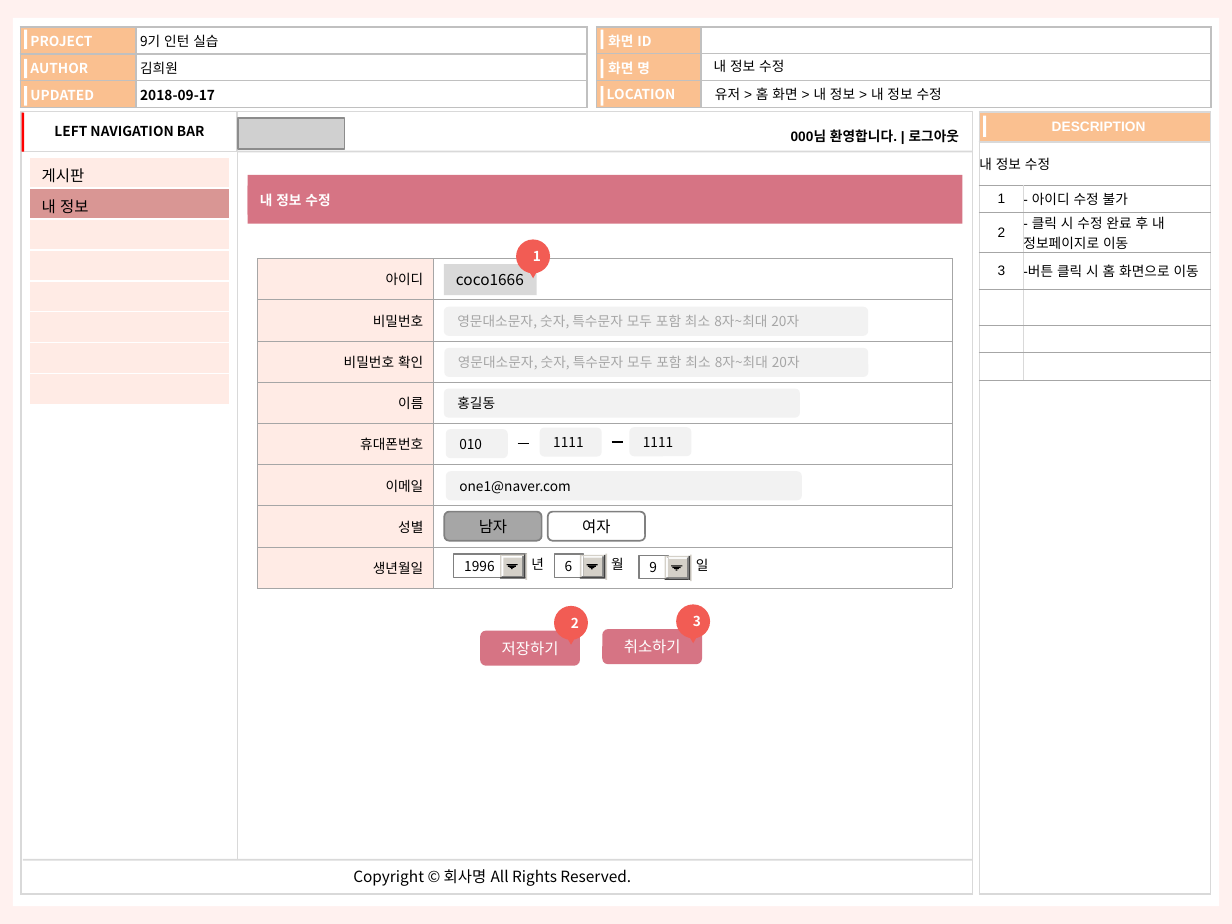
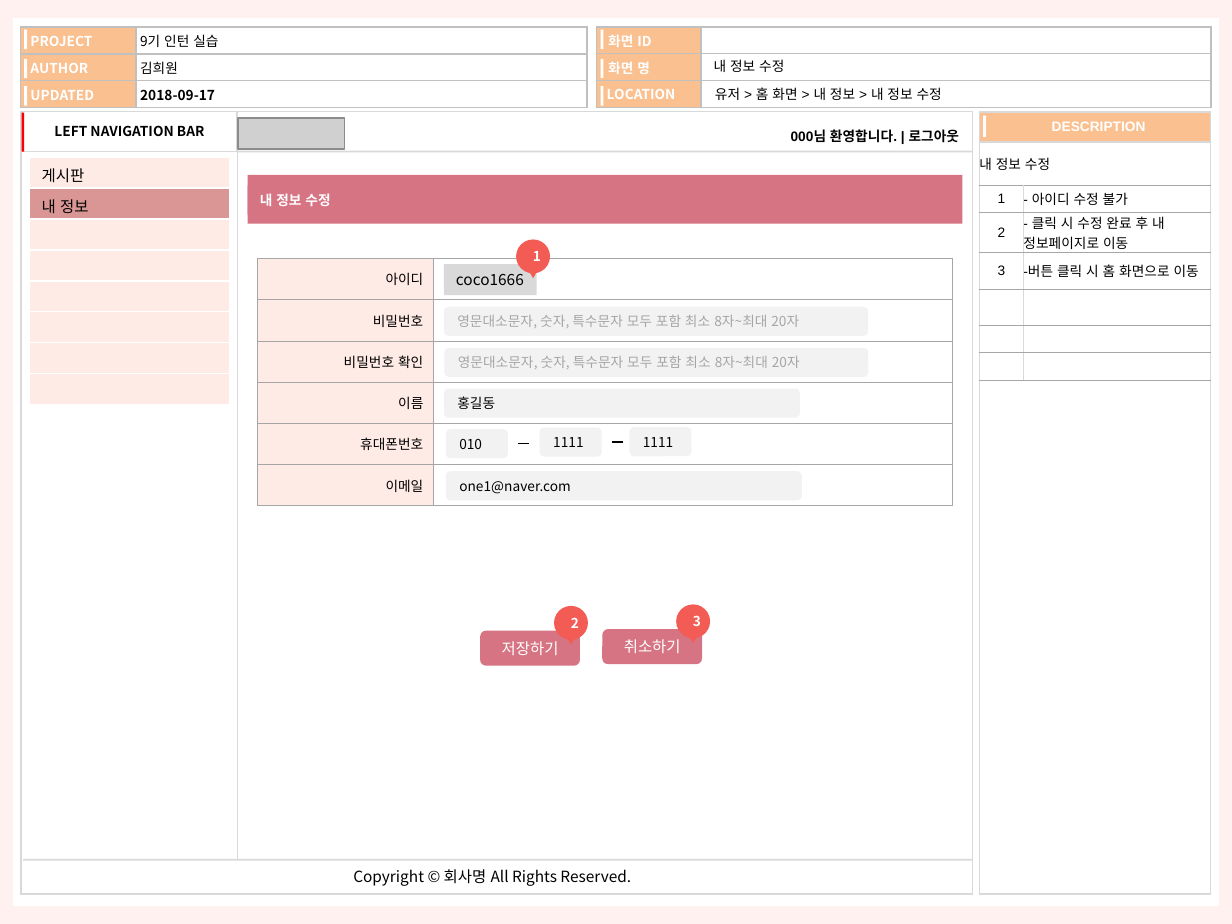
Before and after one commit to kimheewon/project, a slide deck: slide 16 of Document/사용자 화면정의서.pptx (slide 17 before the commit). Drawn at 1232x924 pixels with LibreOffice and Linux fonts; fonts in the diff are those of the drawing; grey boxes stand for pictures. Boxes give left, top, right and bottom in pixels: in the first picture for what was removed or moved away, otherwise in the second. Text is boxed around its words. In the diff, an @@ line names an element or a change of style, - is before the commit and + after.

```diff
--- a/Document/사용자 화면정의서.pptx
+++ b/Document/사용자 화면정의서.pptx
@@ table at [257, 259, 952, 506] @@
-row 7: 성별 | 
-row 8: 생년월일 | 
@@ rounded rectangle removed at [445, 511, 542, 541] @@
-남자
@@ rounded rectangle removed at [548, 511, 646, 541] @@
-여자
@@ group removed at [453, 552, 529, 582]: 16 rectangles @@
-1996
@@ text removed at [531, 557, 544, 570] @@
-년
@@ group removed at [554, 552, 609, 582]: 16 rectangles @@
-6
@@ text removed at [611, 557, 624, 570] @@
-월
@@ group removed at [639, 553, 692, 583]: 16 rectangles @@
-9
@@ text removed at [696, 558, 709, 571] @@
-일
```
Also in this commit, not shown: 7 other slides changed, 1 slide removed, 16 other files.
